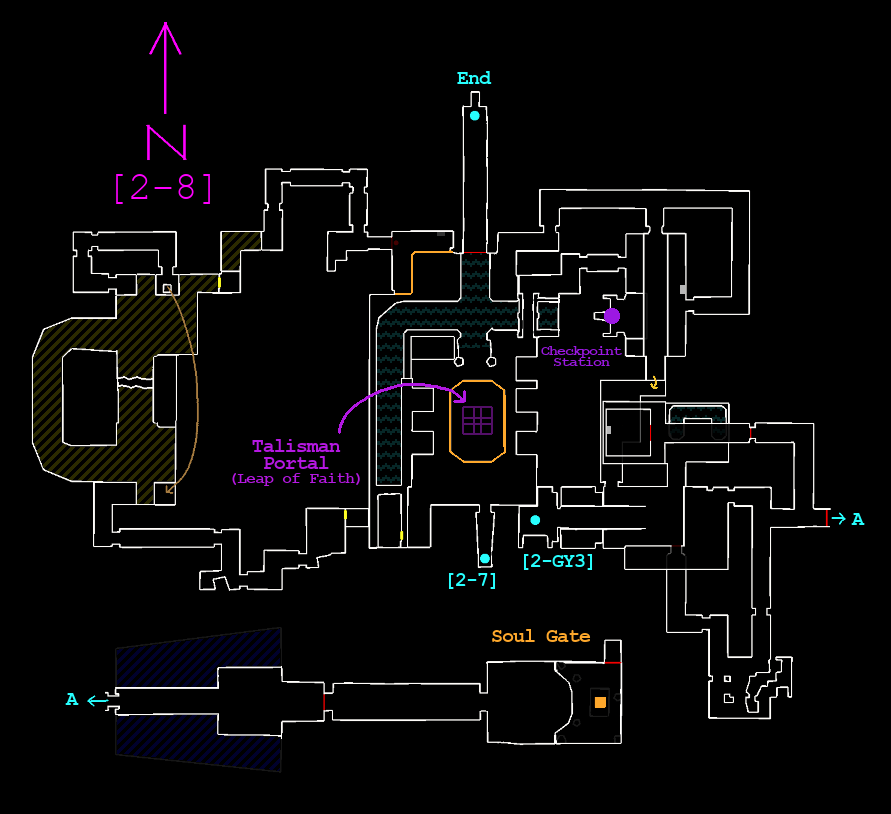
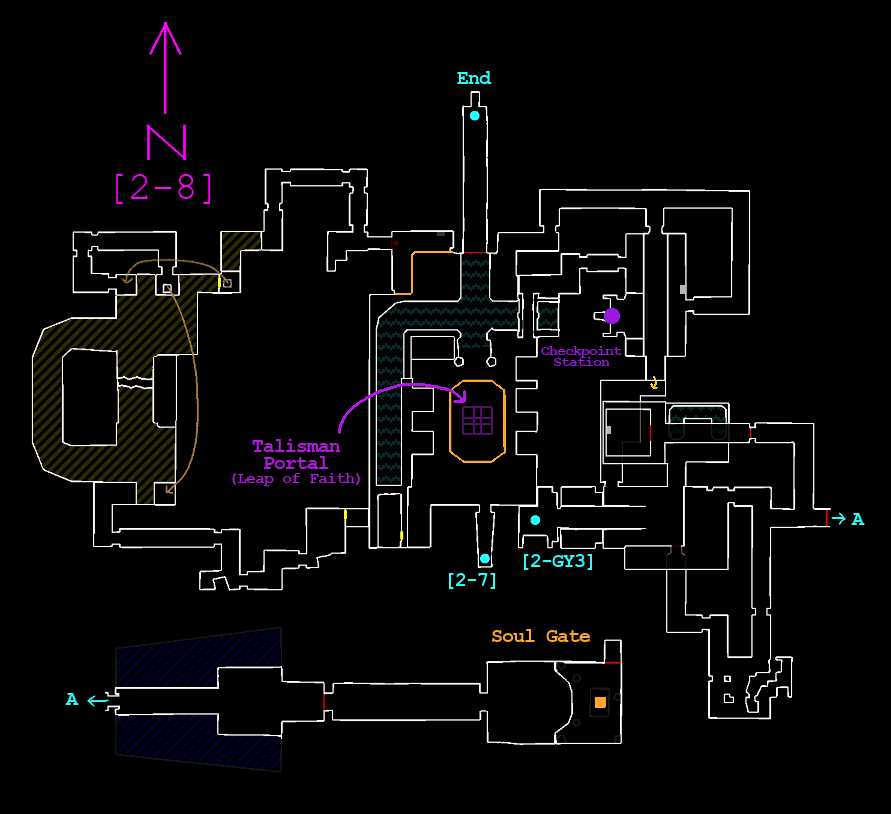
Comparing the layer stacks of the two (891, 814) images. Changes:
painted on "main" over [120, 258, 232, 288]